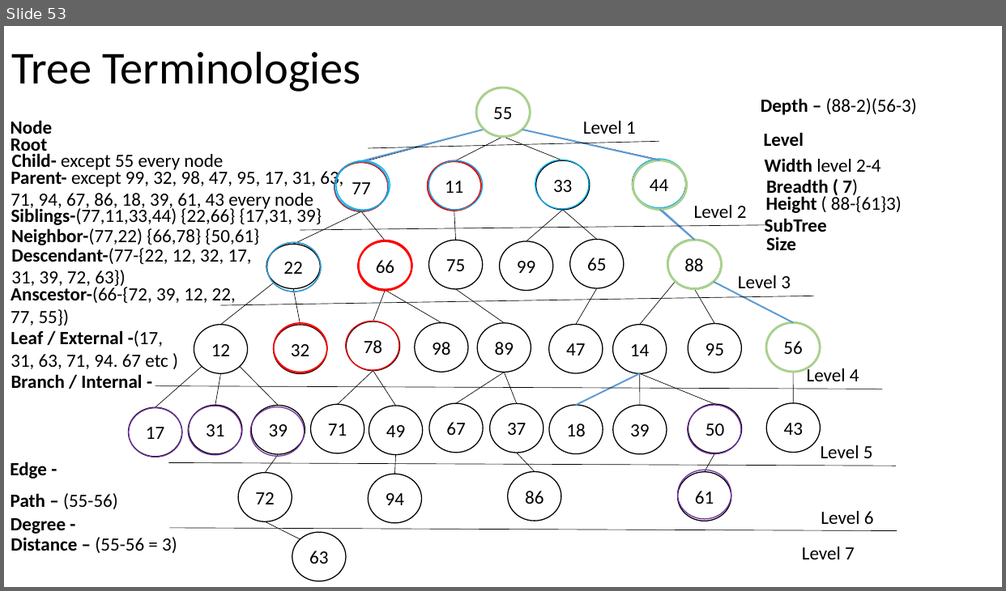
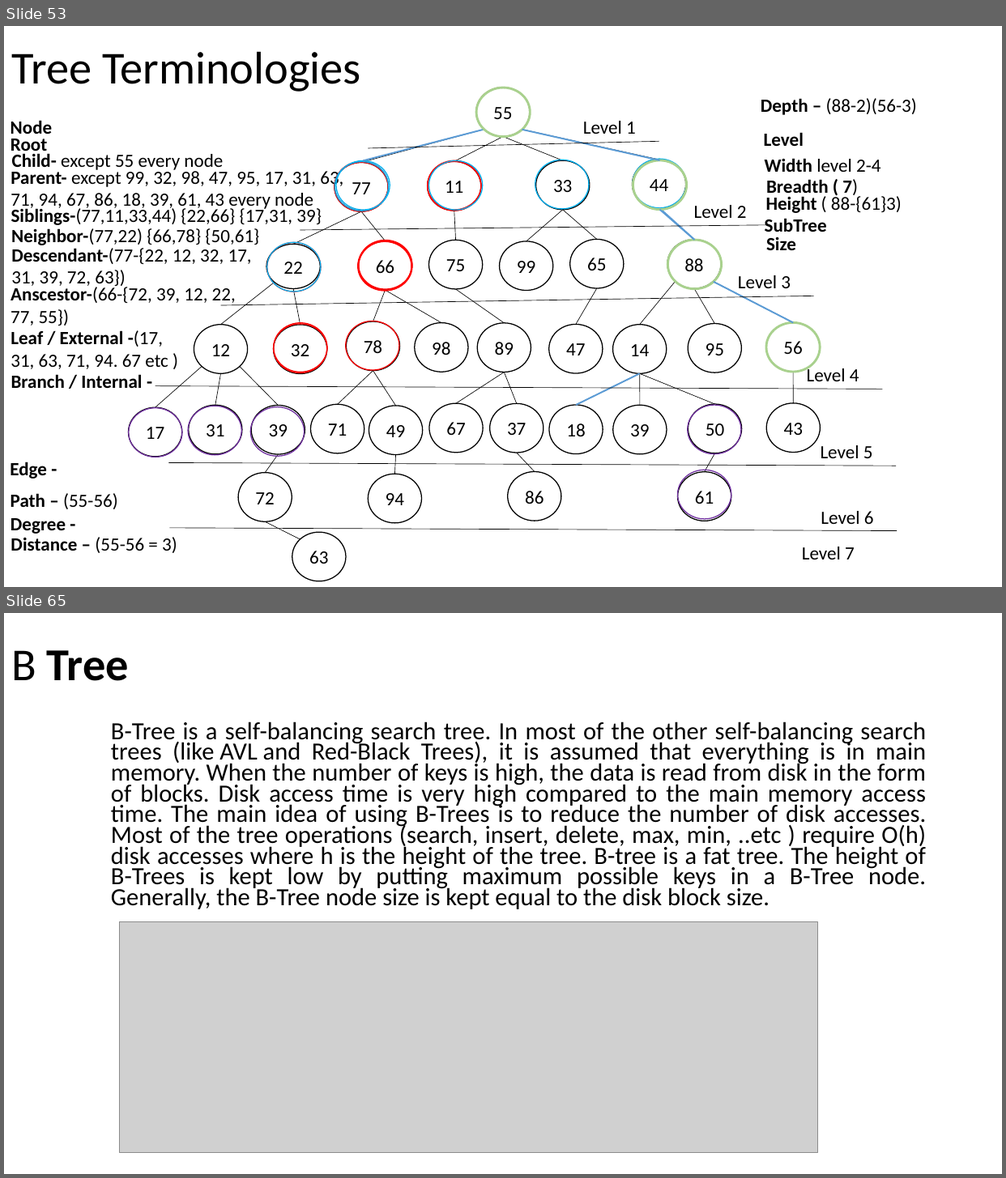
Before and after one commit to AshutoshDemoProjects/MyNotes, a slide deck: tech/PPT/DATA STRUCTURE.pptx. Shown one above the other, each under a label of ours: slide 53 before the commit, slides 53 and 65 after it; the slides between them are not shown. The pictures are 1006x591 and 1006x1178 pixels, drawn with LibreOffice and Linux fonts; fonts in the diff are those of the drawing; grey boxes stand for pictures. Boxes give left, top, right and bottom in pixels: in the first picture for what was removed or moved away, otherwise in the second. Text is boxed around its words. In the diff, an @@ line names an element or a change of style, - is before the commit and + after.

Commit message:
Tree types

```diff
--- a/tech/PPT/DATA STRUCTURE.pptx
+++ b/tech/PPT/DATA STRUCTURE.pptx
@@ slide 65 added at <box>4,613,1002,1174</box>, background #FFFFFF @@
@@ title added at <box>11,650,129,681</box>, 44 pt, text #000000, bold @@
+B Tree
@@ text added at <box>111,722,926,909</box>, 23.8 pt, text #000000 @@
+B-Tree is a self-balancing search tree. In most of the other self-balancing search trees (like AVL and Red-Black Trees), it is assumed that everything is in main memory. When the number of keys is high, the data is read from disk in the form of blocks. Disk access time is very high compared to the main memory access time. The main idea of using B-Trees is to reduce the number of disk accesses. Most of the tree operations (search, insert, delete, max, min, ..etc ) require O(h) disk accesses where h is the height of the tree. B-tree is a fat tree. The height of B-Trees is kept low by putting maximum possible keys in a B-Tree node. Generally, the B-Tree node size is kept equal to the disk block size.
@@ picture added at <box>120,922,818,1152</box> @@
```
Also in this commit, not shown: 12 other slides added.
